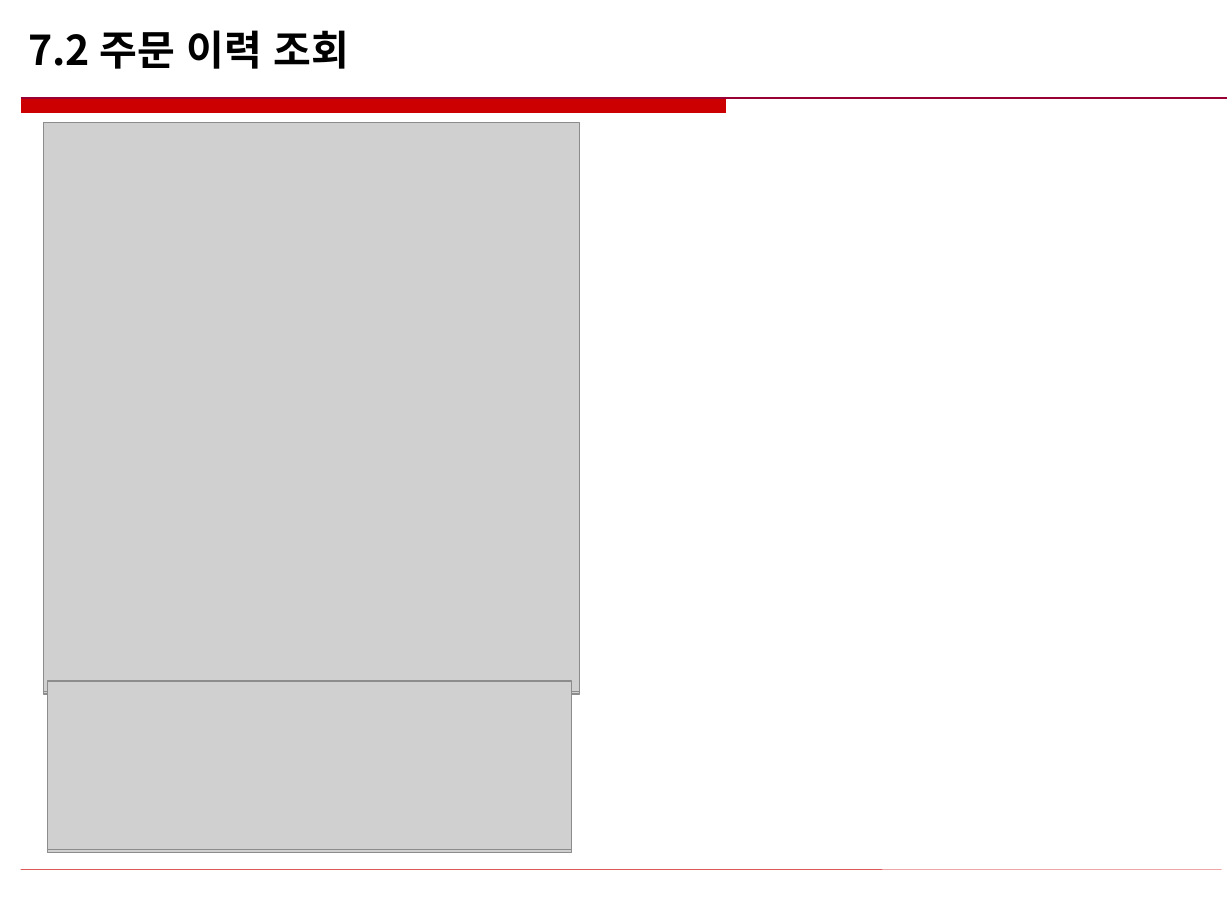
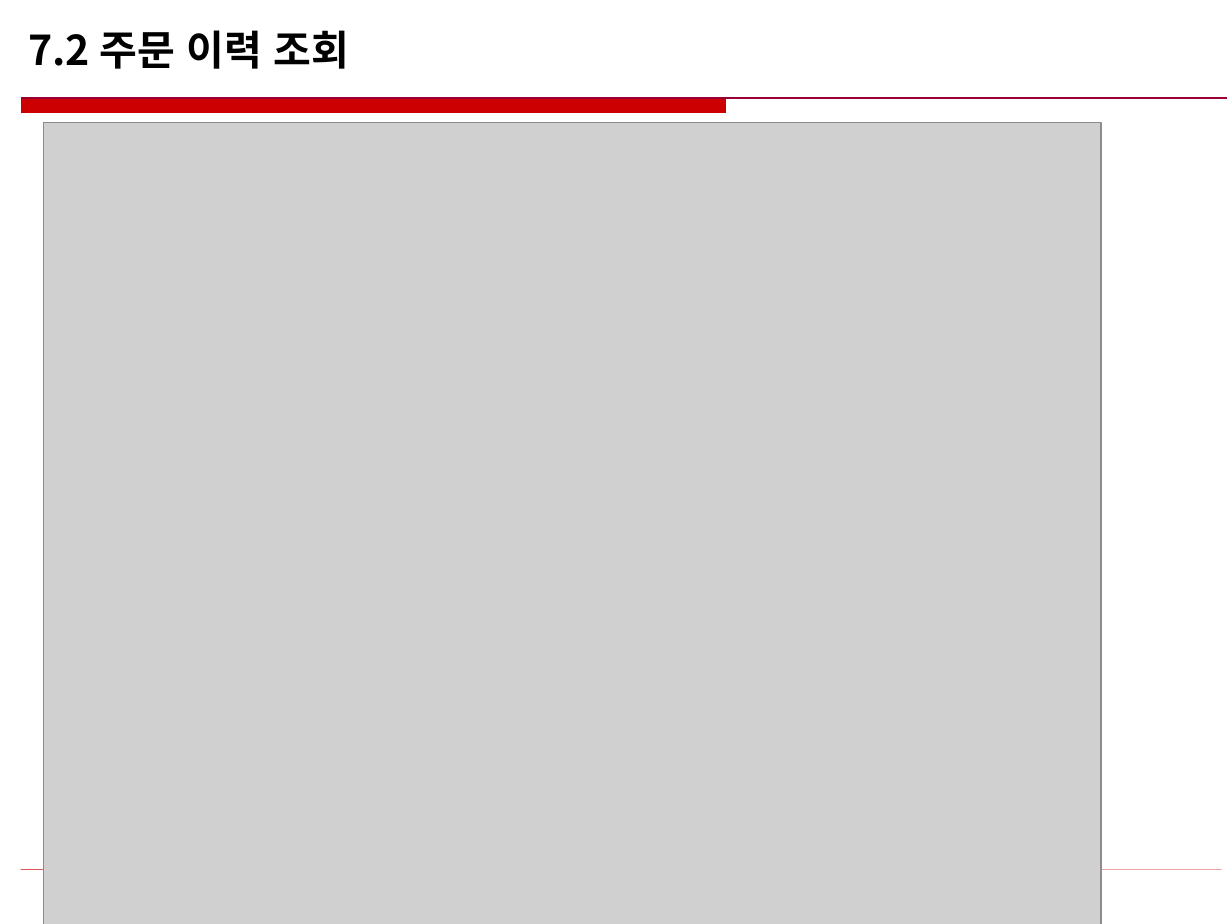
Before and after one commit to bammint/fsweb, a slide deck: slide 21 of Back/spring/쇼핑몰/쇼핑몰 프로젝트_7장.pptx (slide 22 before the commit). Drawn at 1232x924 pixels with LibreOffice and Linux fonts; fonts in the diff are those of the drawing; grey boxes stand for pictures; background and template pictures are left out. Boxes give left, top, right and bottom in pixels: in the first picture for what was removed or moved away, otherwise in the second. Text is boxed around its words. In the diff, an @@ line names an element or a change of style, - is before the commit and + after.

```diff
--- a/Back/spring/쇼핑몰/쇼핑몰 프로젝트_7장.pptx
+++ b/Back/spring/쇼핑몰/쇼핑몰 프로젝트_7장.pptx
@@ picture: place and size @@
-picture at (43,122,579,691)
+picture at (43,122,1100,924)
@@ picture removed at (47,684,570,853) @@
@@ picture removed at (47,681,570,850) @@
```
Also in this commit, not shown: 1 other slide changed, 1 slide removed, 11 other files.
